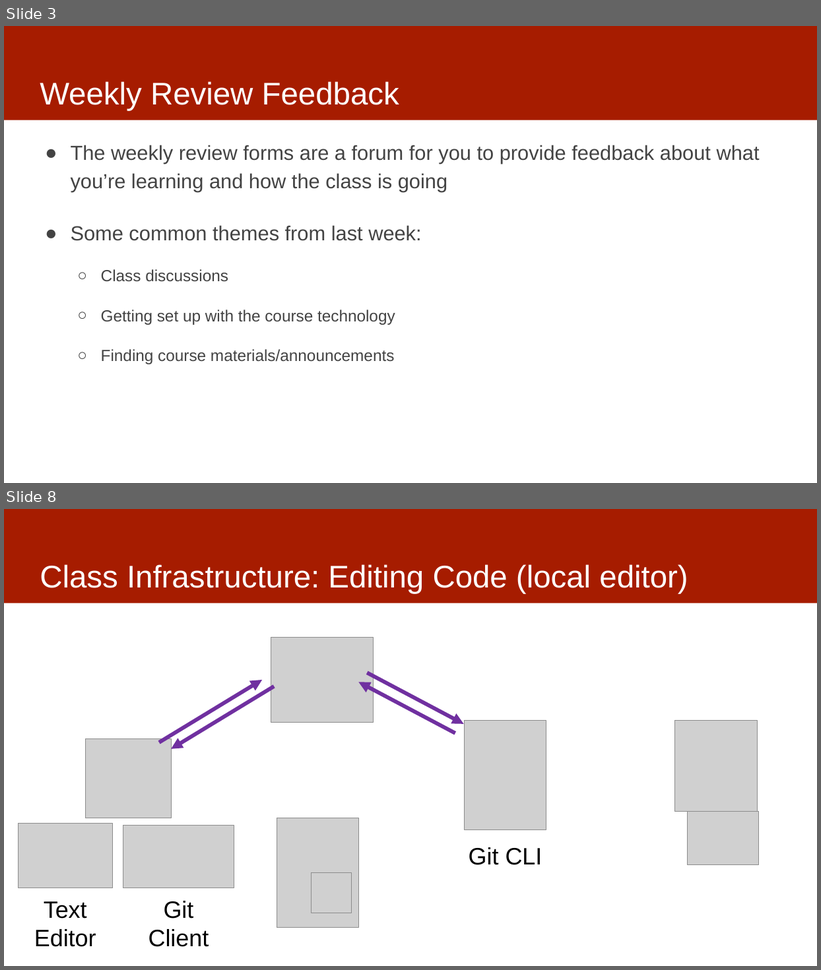
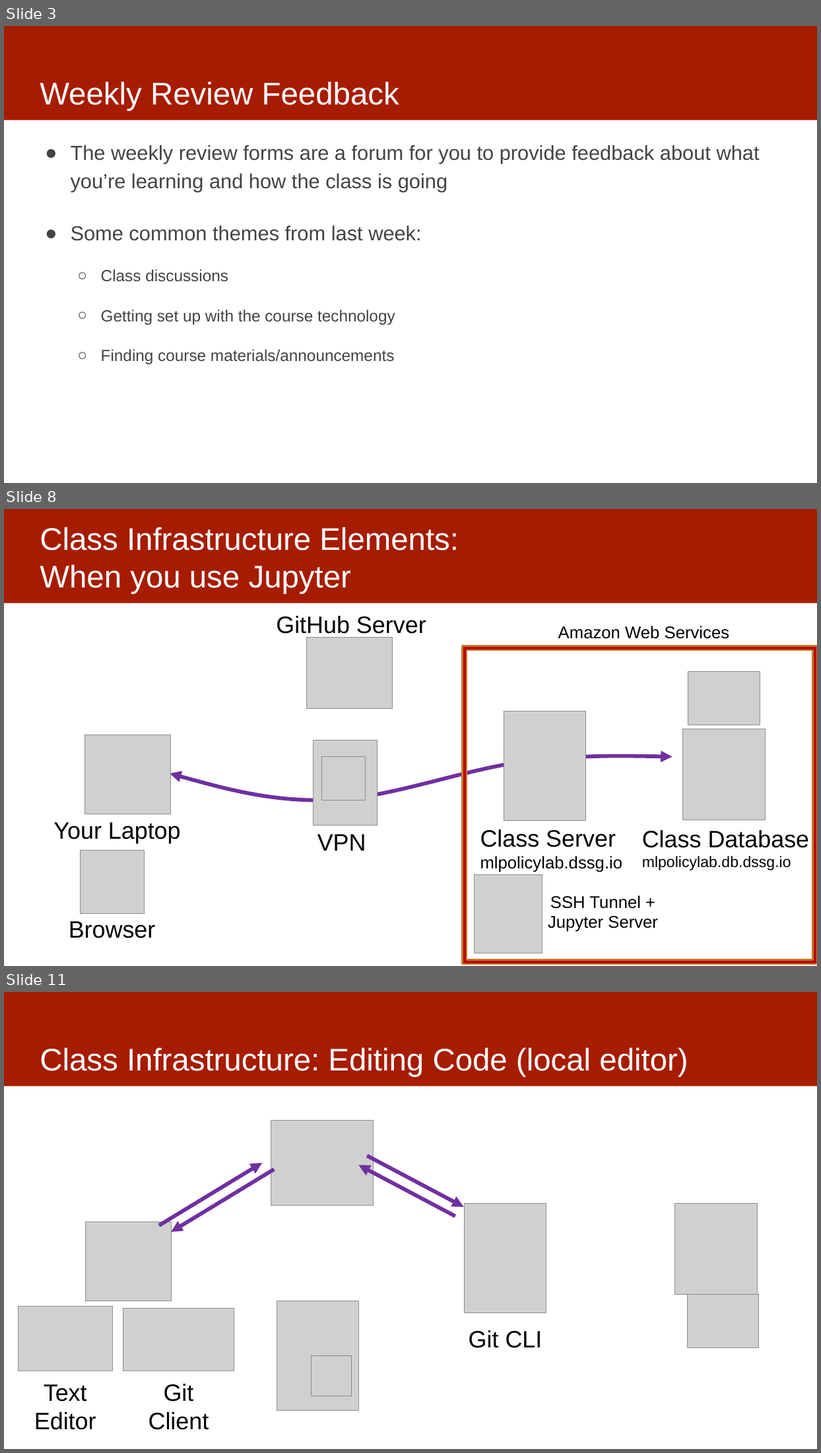
Before and after one commit to dssg/mlforpublicpolicylab, a slide deck: 02 - Case Studies and Acquiring Data/data -- discussion.pptx. Shown one above the other, each under a label of ours: slides 3 and 8 before the commit, slides 3, 8 and 11 after it; the slides between them are not shown. The pictures are 821x970 and 821x1453 pixels, drawn with LibreOffice and Linux fonts; fonts in the diff are those of the drawing; grey boxes stand for pictures. Boxes give left, top, right and bottom in pixels: in the first picture for what was removed or moved away, otherwise in the second. Text is boxed around its words. In the diff, an @@ line names an element or a change of style, - is before the commit and + after.

```diff
--- a/02 - Case Studies and Acquiring Data/data -- discussion.pptx
+++ b/02 - Case Studies and Acquiring Data/data -- discussion.pptx
@@ slide 8 added at (4, 509, 817, 966), background #FFFFFF; not listed: 1 template element that a slide beside it also shows @@
@@ title added at (40, 527, 459, 594), 37 pt, text #FFFFFF @@
+Class Infrastructure Elements:
+When you use Jupyter
@@ text added at (276, 616, 426, 638), 28 pt, text #000000 @@
+GitHub Server
@@ text added at (558, 626, 729, 639), 20 pt, text #000000 @@
+Amazon Web Services
@@ picture added at (306, 637, 393, 708) @@
@@ frame added at (463, 646, 817, 964), fill #C00000, outline #BD7F2F 2 pt @@
@@ picture added at (688, 671, 760, 725) @@
@@ picture added at (504, 712, 586, 821) @@
@@ picture added at (85, 735, 171, 814) @@
@@ picture added at (314, 741, 377, 826) @@
@@ picture added at (683, 729, 765, 820) @@
@@ freeform shape added at (170, 756, 673, 800), outline #7030A0 4.5 pt @@
@@ picture added at (322, 757, 366, 801) @@
@@ text added at (54, 823, 181, 844), 28 pt, text #000000 @@
+Your Laptop
@@ text added at (318, 834, 366, 851), 28 pt, text #000000 @@
+VPN
@@ text added at (481, 830, 623, 873), 20 pt, text #000000 @@
+Class Server
+mlpolicylab.dssg.io
@@ text added at (642, 830, 810, 871), 18 pt, text #000000 @@
+Class Database
+mlpolicylab.db.dssg.io
@@ picture added at (81, 851, 145, 914) @@
@@ picture added at (475, 875, 542, 954) @@
@@ text added at (548, 896, 658, 932), 20 pt, text #000000 @@
+SSH Tunnel +
+Jupyter Server
@@ text added at (69, 921, 156, 939), 28 pt, text #000000 @@
+Browser
@@ what was slide 8 is now slide 11 @@
```
Also in this commit, not shown: 5 slides changed, 4 other slides added, 1 slide removed.
